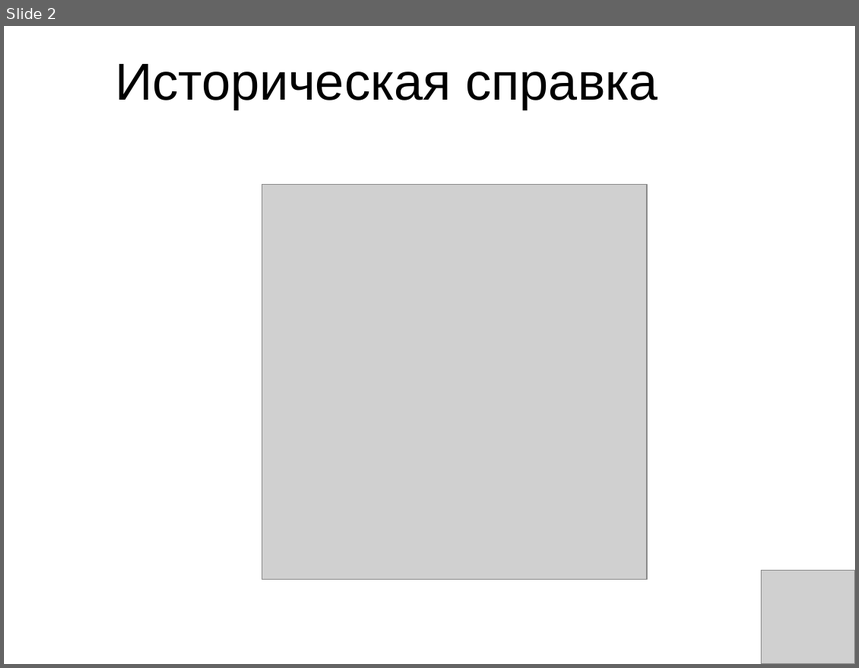
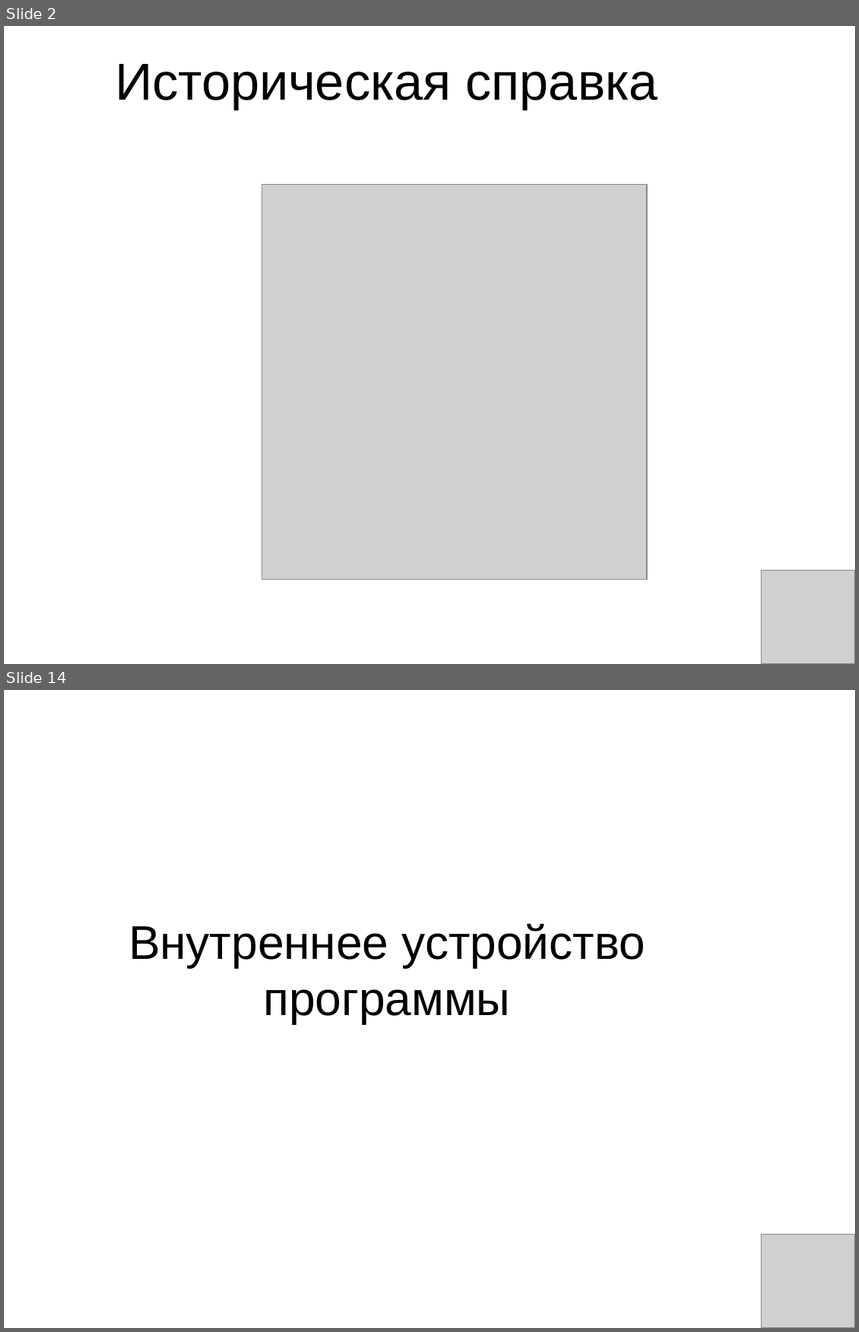
Before and after one commit to Wzhoooh/Turtle_graphic, a slide deck: explanations/presentation.ppt. Shown one above the other, each under a label of ours: slide 2 before the commit, slides 2 and 14 after it; the slides between them are not shown. The pictures are 859x668 and 859x1332 pixels, drawn with LibreOffice and Linux fonts; fonts in the diff are those of the drawing; grey boxes stand for pictures. Boxes give left, top, right and bottom in pixels: in the first picture for what was removed or moved away, otherwise in the second. Text is boxed around its words. In the diff, an @@ line names an element or a change of style, - is before the commit and + after.

```diff
--- a/explanations/presentation.ppt
+++ b/explanations/presentation.ppt
@@ slide 14 added at (4,690,855,1328), background #FFFFFF @@
@@ title added at (129,923,645,1024), 40 pt, text #000000 @@
+Внутреннее устройство программы
@@ picture added at (762,1235,855,1328) @@
```
Also in this commit, not shown: 6 other slides added, 10 other files.
